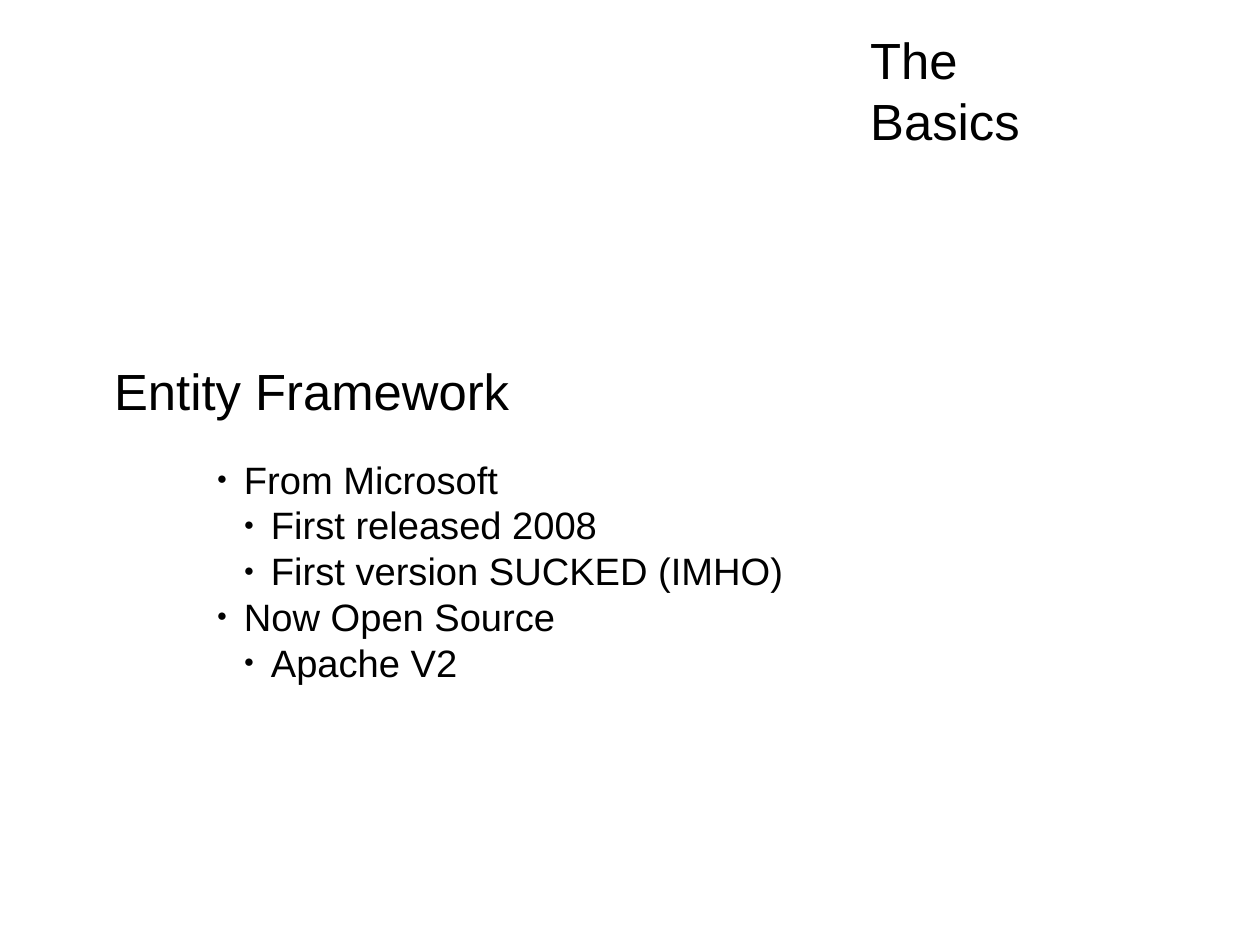
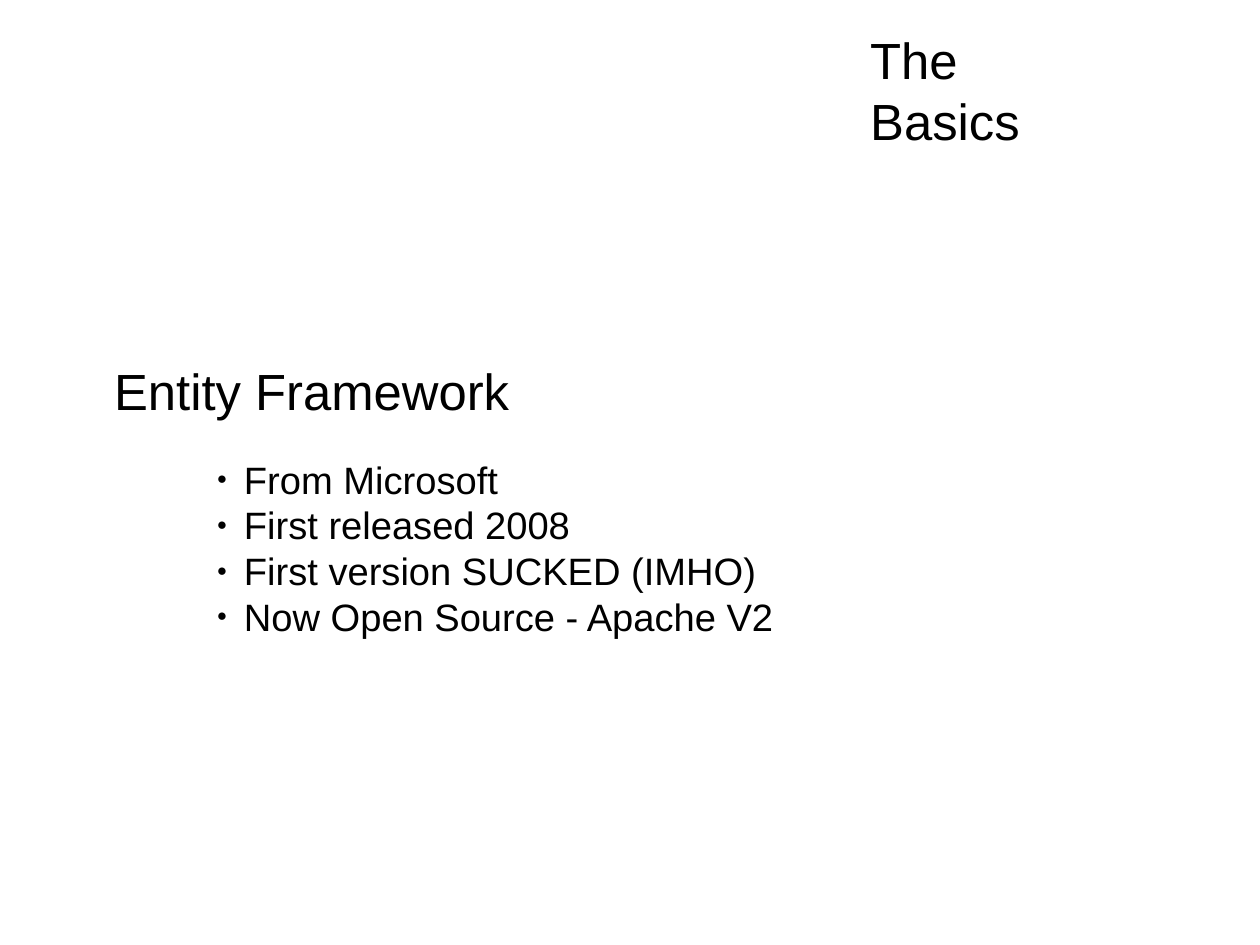
Before and after one commit to mrdrbob/ef-vs-nh, a slide deck: slide 10 of pres/pres.odp. Drawn at 1260x945 pixels with LibreOffice and Linux fonts; fonts in the diff are those of the drawing; background and template pictures are left out. Boxes give left, top, right and bottom in pixels: in the first picture for what was removed or moved away, otherwise in the second. Text is boxed around its words. In the diff, an @@ line names an element or a change of style, - is before the commit and + after.

```diff
--- a/pres/pres.odp
+++ b/pres/pres.odp
@@ text at (244,511,756,593): list level 2 to 1 in "First released 2008"; list level 2 to 1 in "First version SUCKED (IMHO)" @@
@@ text at (244,603,774,639): text changed @@
-● Now Open Source
-  ● Apache V2
+● Now Open Source - Apache V2
```
Also in this commit, not shown: 8 other slides changed, 3 slides added, 4 other files.
